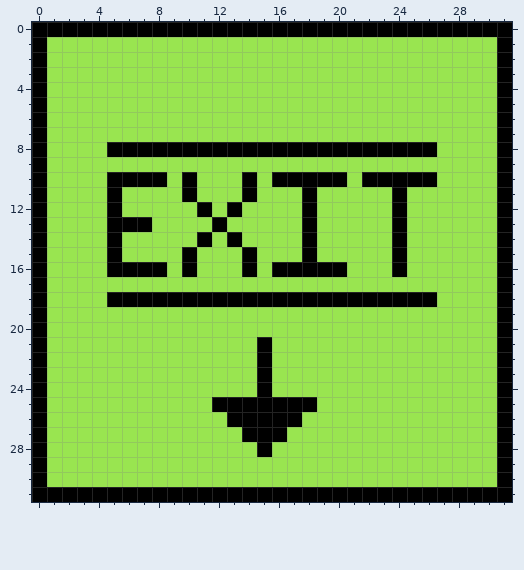
A pixel-art sprite gets an edit: 4392_TeamC_Prototype/Sprites/Exit_Temp.png. The picture above was drawn from the file before the commit.
The file is 32x32 pixels.
The result:
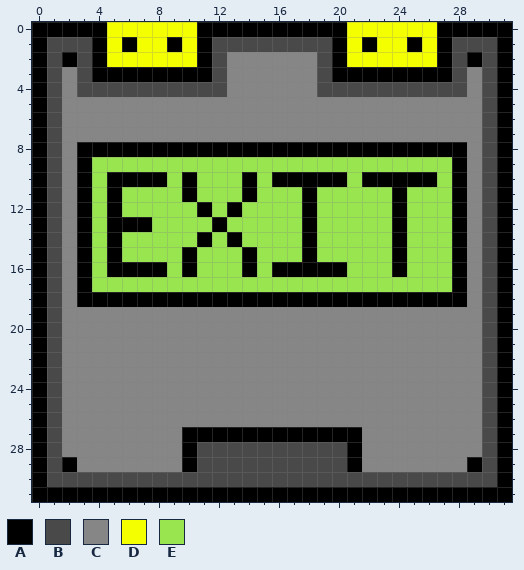
Palette (. is transparent): A #000000  B #494949  C #868686  D #f4ff00  E #99e550
Commit: Slight rework of exit hatch image
Diff:
Changed rows in their new state; - is an unchanged pixel.
first column x 1:
 0 ----DDDDDD----------DDDDDD----
 1 BBBADADDADABBBBBBBBADADDADABBB
 2 BABADDDDDDABCCCCCCBADDDDDDABAB
 3 BCBAAAAAAAABCCCCCCBAAAAAAAABCB
 4 BCBBBBBBBBBBCCCCCCBBBBBBBBBBCB
 5 BCCCCCCCCCCCCCCCCCCCCCCCCCCCCB
 6 BCCCCCCCCCCCCCCCCCCCCCCCCCCCCB
 7 BCCCCCCCCCCCCCCCCCCCCCCCCCCCCB
 8 BCAA----------------------AACB
 9 BCA------------------------ACB
10 BCA------------------------ACB
11 BCA------------------------ACB
12 BCA------------------------ACB
13 BCA------------------------ACB
14 BCA------------------------ACB
15 BCA------------------------ACB
16 BCA------------------------ACB
17 BCA------------------------ACB
18 BCAA----------------------AACB
19 BCCCCCCCCCCCCCCCCCCCCCCCCCCCCB
20 BCCCCCCCCCCCCCCCCCCCCCCCCCCCCB
21 BCCCCCCCCCCCCCCCCCCCCCCCCCCCCB
22 BCCCCCCCCCCCCCCCCCCCCCCCCCCCCB
23 BCCCCCCCCCCCCCCCCCCCCCCCCCCCCB
24 BCCCCCCCCCCCCCCCCCCCCCCCCCCCCB
25 BCCCCCCCCCCCCCCCCCCCCCCCCCCCCB
26 BCCCCCCCCCCCCCCCCCCCCCCCCCCCCB
27 BCCCCCCCCAAAA---AAAAACCCCCCCCB
28 BCCCCCCCCABBBBBBBBBBACCCCCCCCB
29 BACCCCCCCABBBBBBBBBBACCCCCCCAB
30 BBBBBBBBBBBBBBBBBBBBBBBBBBBBBB
Changed places in both pictures, as pixel boxes (x1, y1, x2, y2):
changed: (47, 22, 497, 487)
